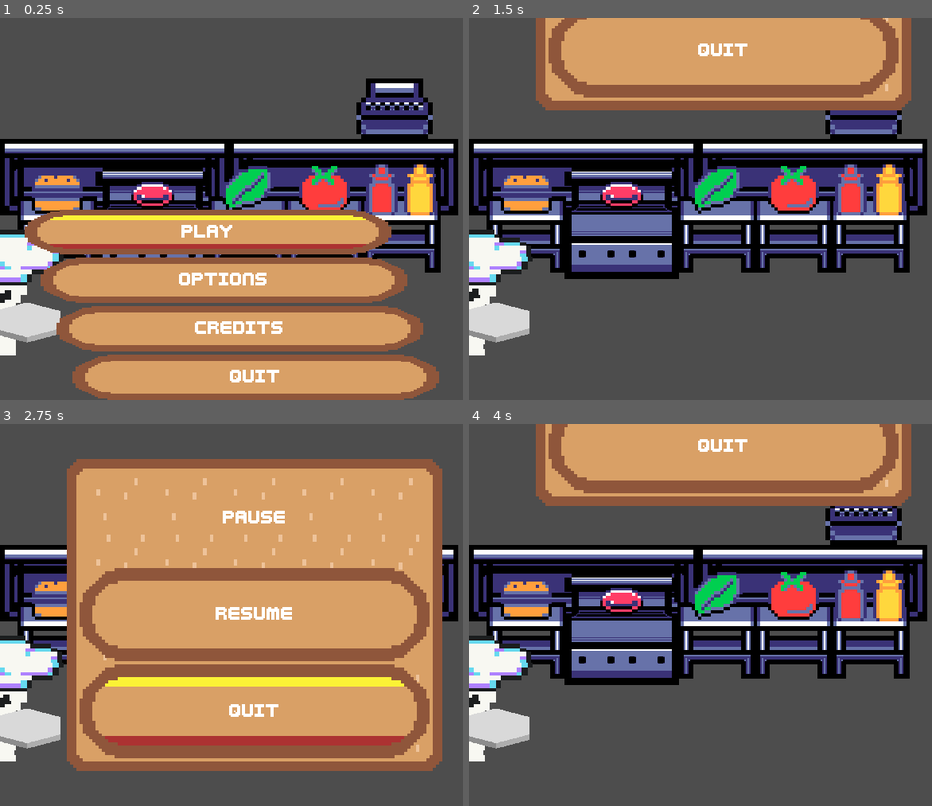
Above: before the commit, frames 1-4 (two rows, left to right).
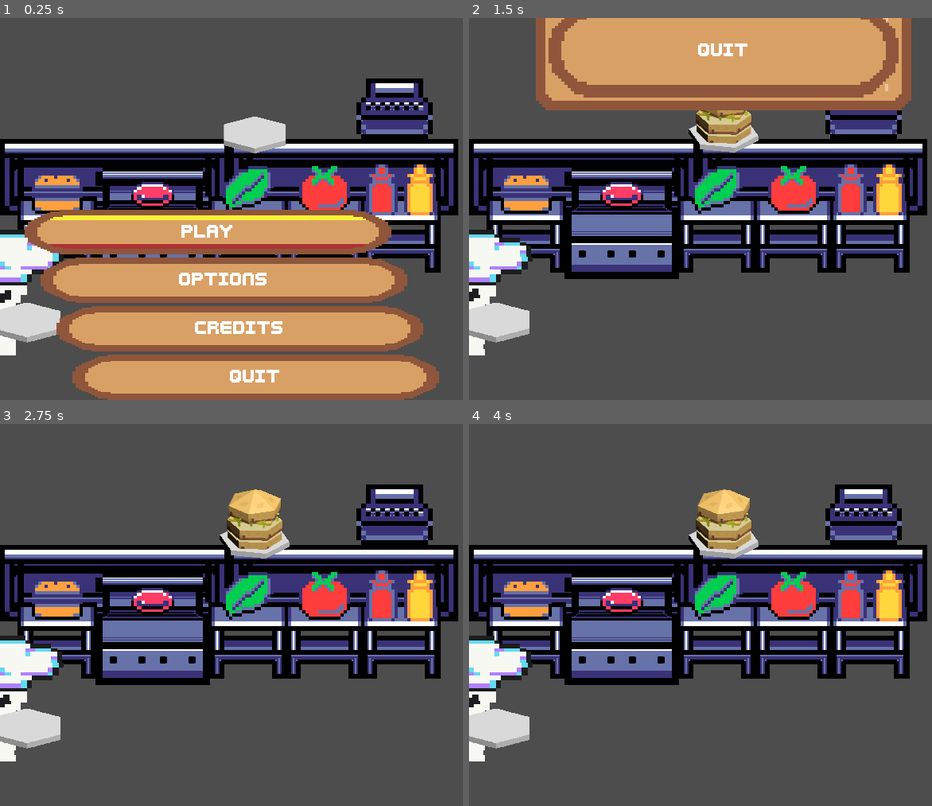
Above: after the commit, the same moments.

Repository: LettucePie/burgert
Game: Godot game, scene res://scenes/play.tscn
Same seed, same stepped clock (60 frames per second), same inputs: the game is played once before the commit and once after it.
Inputs (mouse positions are in pixels of both pictures, inside the frame that each line leads up to):
- Up to frame 1 (0.25 s): no input
- Up to frame 2 (1.5 s): click "Play" at 0.5 s; tap Enter (menu) at 1.25 s; hold Right (right) from 1.28 s (still down); tap Z (confirm) at 1.35 s
- Up to frame 3 (2.75 s): release Right (right) at 2.03 s; hold Left (left) from 2.03 s (still down); tap Z (confirm) at 2.1 s
- Up to frame 4 (4 s): release Left (left) at 2.78 s; hold Right (right) 2.78-3.5 s; tap Z (confirm) at 2.85 s; click (677, 637) at 3.5 s, where only the run after the commit has a clickable "Play"

The runs differ from the first frame. In frame 1, 1.0% of the frame differs, in the area x 48-62%, y 25-36%; in frame 2, 1.3%; in frame 3, 66%, in the area x 14-96%, y 9-91%; in frame 4, 19%.

Commit message:
added goal burger to hud

Diff:
--- a/project.godot
+++ b/project.godot
@@ -23,6 +23,14 @@
 
 [input]
 
+ui_accept={
+"deadzone": 0.5,
+"events": [Object(InputEventKey,"resource_local_to_scene":false,"resource_name":"","device":0,"window_id":0,"alt_pressed":false,"shift_pressed":false,"ctrl_pressed":false,"meta_pressed":false,"pressed":false,"keycode":4194309,"physical_keycode":0,"key_label":0,"unicode":0,"echo":false,"script":null)
+, Object(InputEventKey,"resource_local_to_scene":false,"resource_name":"","device":0,"window_id":0,"alt_pressed":false,"shift_pressed":false,"ctrl_pressed":false,"meta_pressed":false,"pressed":false,"keycode":4194310,"physical_keycode":0,"key_label":0,"unicode":0,"echo":false,"script":null)
+, Object(InputEventKey,"resource_local_to_scene":false,"resource_name":"","device":0,"window_id":0,"alt_pressed":false,"shift_pressed":false,"ctrl_pressed":false,"meta_pressed":false,"pressed":false,"keycode":32,"physical_keycode":0,"key_label":0,"unicode":32,"echo":false,"script":null)
+, Object(InputEventKey,"resource_local_to_scene":false,"resource_name":"","device":-1,"window_id":0,"alt_pressed":false,"shift_pressed":false,"ctrl_pressed":false,"meta_pressed":false,"pressed":false,"keycode":0,"physical_keycode":90,"key_label":0,"unicode":122,"echo":false,"script":null)
+]
+}
 confirm={
 "deadzone": 0.5,
 "events": [Object(InputEventKey,"resource_local_to_scene":false,"resource_name":"","device":-1,"window_id":0,"alt_pressed":false,"shift_pressed":false,"ctrl_pressed":false,"meta_pressed":false,"pressed":false,"keycode":0,"physical_keycode":90,"key_label":0,"unicode":122,"echo":false,"script":null)
--- a/scenes/game/burger.gd
+++ b/scenes/game/burger.gd
@@ -13,11 +13,12 @@
 ]
 
 @export var ingredient3d_scene : PackedScene
+@onready var plate : Node3D = $plate
 @onready var ingredients_node : Node3D = $plate/ingredients
 
 var ingredients : Array[Ingredient3D] = []
 var offset_y : float = 0
-
+var rotate_plate : bool = false
 
 func refresh_plate():
 	ingredients.clear()
@@ -43,10 +44,17 @@
 	calculate_next_offset(ingredient_name)
 
 
+func assemble_burger_build(build : PackedStringArray):
+	refresh_plate()
+	for b in build:
+		add_ingredient(b)
+
+
 # Called when the node enters the scene tree for the first time.
 func _ready():
 	refresh_plate()
 
 # Called every frame. 'delta' is the elapsed time since the previous frame.
-func _process(delta):
-	pass
+func _physics_process(delta):
+	if rotate_plate:
+		plate.rotate_y(PI * delta)
--- a/scenes/game/burger_portal.gd
+++ b/scenes/game/burger_portal.gd
@@ -2,3 +2,7 @@
 class_name BurgerPortal
 
 @onready var burger : Burger = $burger
+@export var rotating_burger : bool = false
+
+func _ready():
+		burger.rotate_plate = rotating_burger
--- a/scenes/game/game.gd
+++ b/scenes/game/game.gd
@@ -4,11 +4,20 @@
 signal game_paused()
 
 @export var kitchen : Node2D
-@export var hud : Control
+@export var hud : HUD
 @export var chef : Chef
 #@export var chef_scene : PackedScene
 var game_started : bool = false
 
+@onready var bases : PackedStringArray = [
+	"Meat", "Bun Bottom", "Cheese"
+]
+@onready var toppings : PackedStringArray = [
+	"Lettuce", "Tomato", "Cheese"
+]
+@onready var finishes : PackedStringArray = [
+	"Cheese", "Mustard", "Ketchup"
+]
 
 func _process(delta):
 	if Input.is_action_just_pressed("menu"):
@@ -19,3 +28,36 @@
 func start_game():
 	game_started = true
 	chef.current_burger.refresh_plate()
+	hud.push_burger_build(generate_burger(1))
+
+
+func generate_burger(difficulty : int) -> PackedStringArray:
+	var build : PackedStringArray
+
+	randomize()
+	build.append("Bun Bottom")
+	if difficulty <= 1:
+		build.append(bases[randi_range(0,2)])
+		build.append(toppings[randi_range(0,2)])
+		build.append(finishes[randi_range(0,2)])
+	elif difficulty == 2:
+		build.append(bases[randi_range(0,2)])
+		build.append(toppings[randi_range(0,2)])
+		build.append(toppings[randi_range(0,2)])
+		build.append(finishes[randi_range(0,2)])
+	elif difficulty == 3:
+		build.append(bases[randi_range(0,2)])
+		build.append(bases[randi_range(0,2)])
+		build.append(toppings[randi_range(0,2)])
+		build.append(toppings[randi_range(0,2)])
+		build.append(finishes[randi_range(0,2)])
+	elif difficulty == 4:
+		build.append(bases[randi_range(0,2)])
+		build.append(toppings[randi_range(0,2)])
+		build.append(bases[randi_range(0,2)])
+		build.append(toppings[randi_range(0,2)])
+		build.append(toppings[randi_range(0,2)])
+		build.append(finishes[randi_range(0,2)])
+	build.append("Bun Top")
+
+	return build
--- /dev/null
+++ b/scenes/ui/hud.gd
@@ -0,0 +1,17 @@
+extends Control
+class_name HUD
+
+@onready var target_burger : Burger = $burger_portal.burger
+
+
+func push_burger_build(build : PackedStringArray):
+	target_burger.assemble_burger_build(build)
+
+# Called when the node enters the scene tree for the first time.
+func _ready():
+	pass # Replace with function body.
+
+
+# Called every frame. 'delta' is the elapsed time since the previous frame.
+func _process(delta):
+	pass
--- a/scenes/ui/hud.tscn
+++ b/scenes/ui/hud.tscn
@@ -1,6 +1,11 @@
-[gd_scene load_steps=2 format=3 uid="uid://b3715nb5f0qc3"]
+[gd_scene load_steps=5 format=3 uid="uid://b3715nb5f0qc3"]
 
 [ext_resource type="Theme" uid="uid://cwt3w4hm8o87b" path="res://assets/resources/ui/theme_a.tres" id="1_fvcjt"]
+[ext_resource type="PackedScene" uid="uid://d3ew6f33rvhla" path="res://scenes/game/burger_portal.tscn" id="2_32m8j"]
+[ext_resource type="Script" path="res://scenes/ui/hud.gd" id="2_c4wvn"]
+
+[sub_resource type="ViewportTexture" id="ViewportTexture_80asv"]
+viewport_path = NodePath("burger_portal")
 
 [node name="hud" type="Control"]
 layout_mode = 3
@@ -10,3 +15,17 @@
 grow_horizontal = 2
 grow_vertical = 2
 theme = ExtResource("1_fvcjt")
+script = ExtResource("2_c4wvn")
+
+[node name="goal_texrect" type="TextureRect" parent="."]
+layout_mode = 1
+anchors_preset = -1
+anchor_left = 0.359
+anchor_right = 0.641
+anchor_bottom = 0.375
+grow_horizontal = 2
+texture = SubResource("ViewportTexture_80asv")
+
+[node name="burger_portal" parent="." instance=ExtResource("2_32m8j")]
+size = Vector2i(180, 180)
+rotating_burger = true
Not shown: 2 places in scenes/game/chef.tscn that only renumber resources
